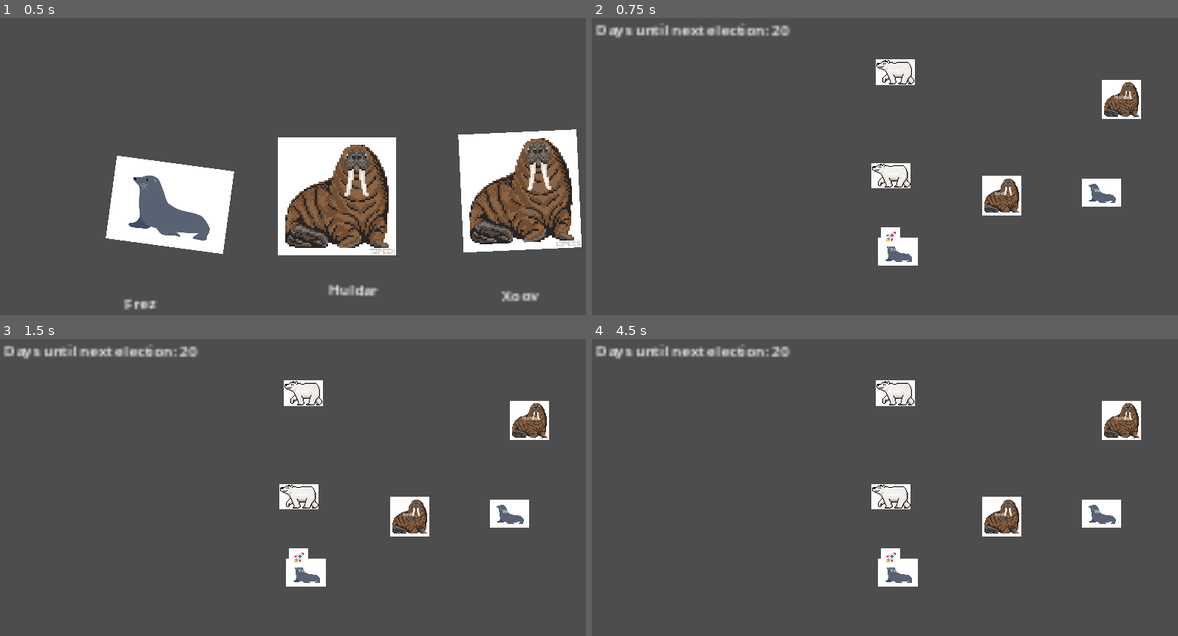
Above: before the commit, frames 1-4 (two rows, left to right).
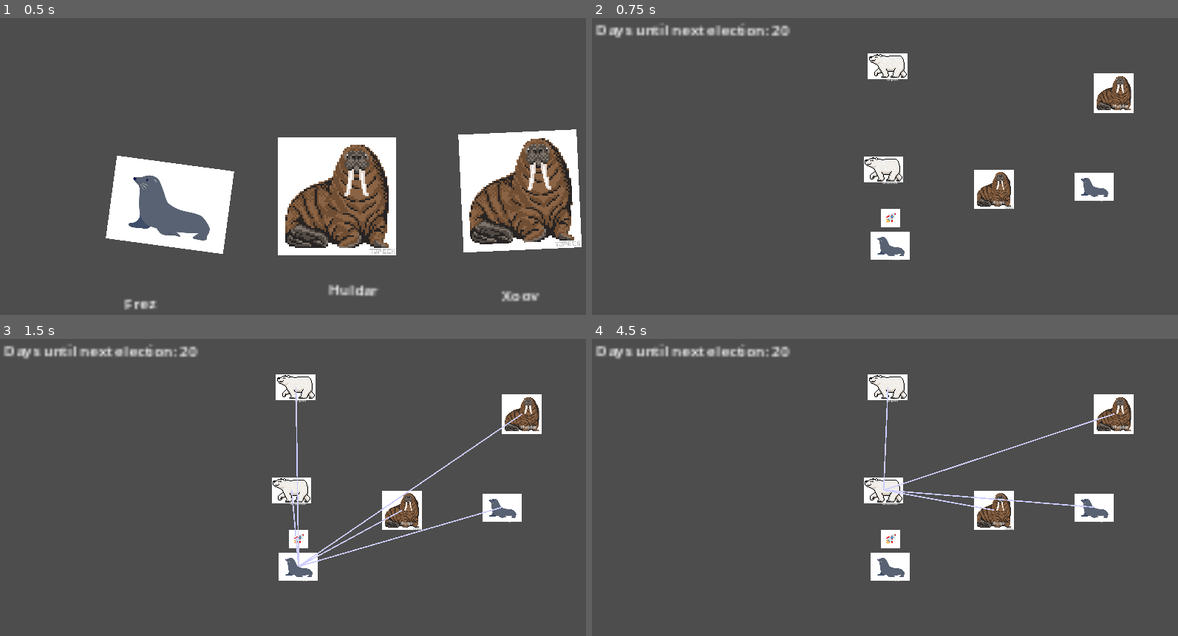
Above: after the commit, the same moments.

Repository: TheWorldisWatchingGameJam/TheWorldisWatching
Game: Godot game, scene res://Scenes/main.tscn
Two runs of this game, one before a commit and one after it. Both use one fixed random seed, a clock stepped at 60 frames per second and the inputs below. The engine's default icon, where the game draws it, is replaced by a stand-in: a white triangle on a blue panel in a dark square.
Inputs (mouse positions are in pixels of both pictures, inside the frame that each line leads up to):
- Up to frame 1 (0.5 s): no input
- Up to frame 2 (0.75 s): tap Enter at 0.5 s; move the mouse to (761, 208) at 0.52 s; click (761, 208) at 0.67 s
- Up to frame 3 (1.5 s): tap Space at 1.25 s; move the mouse to (304, 570) at 1.27 s; click (304, 570) at 1.42 s
- Up to frame 4 (4.5 s): tap Enter at 2, 3.5 s; move the mouse to (1002, 517) at 2.02 s; click (1002, 517) at 2.17 s; tap Space at 2.75, 4.25 s; move the mouse to (1119, 419) at 2.77 s; click (1119, 419) at 2.92 s; move the mouse to (896, 392) at 3.52 s; click (896, 392) at 3.67 s; move the mouse to (890, 496) at 4.27 s; click (890, 496) at 4.42 s

Frame 1 is identical in both runs. In frame 2, 4.7% of the frame differs, in the area x 46-94%, y 11-84%; in frame 3, 5.1%; in frame 4, 5.1%.

Commit message:
Hover = show connections

Diff:
--- a/TWIW/PlanetNode.gd
+++ b/TWIW/PlanetNode.gd
@@ -6,75 +6,68 @@
 @export var collision: CollisionShape2D
 @export var rocket_sprite: Sprite2D
 
+var galaxy_manager: Node = null
 var planet_data = null
-
 const TARGET_SIZE := Vector2(128, 128)
 
 func set_planet(p_data):
 	planet_data = p_data
 	$Label.text = p_data.name
 	planet_sprite.texture = p_data.sprite
-
-
 	_resize_sprite_and_collision()
 
 func set_as_home_planet(rocket_texture: Texture2D):
 	rocket_sprite.texture = rocket_texture
 	rocket_sprite.centered = true
 	rocket_sprite.visible = true
-
 	# Place rocket on top of the planet
 	var planet_radius = TARGET_SIZE.y * 0.5
 	var rocket_half_height = rocket_sprite.texture.get_size().y * rocket_sprite.scale.y * 0.5
-
 	rocket_sprite.position = Vector2(
 		0,
-		-planet_radius + rocket_half_height
+		-planet_radius - rocket_half_height + 5
 	)
-	rocket_sprite.position.y += 5   # push it down slightly
-
-
 
 func _ready():
+	# Enable mouse detection for Area2D
 	input_pickable = true
+	monitorable = true
+	monitoring = true
+
+	mouse_entered.connect(_on_mouse_entered)
+	mouse_exited.connect(_on_mouse_exited)
 	input_event.connect(_on_input_event)
-# Connect hover signals
-	connect("mouse_entered", Callable(self, "_on_mouse_entered"))
-	connect("mouse_exited", Callable(self, "_on_mouse_exited"))
 
 func _on_input_event(_viewport, event, _shape_idx):
 	if event is InputEventMouseButton and event.pressed and event.button_index == MOUSE_BUTTON_LEFT:
 		if planet_data:
-			planet_clicked.emit(planet_data)
-			print("CLICKED planet:", planet_data.name)  # ✅ Debug click
+			print("CLICKED planet:", planet_data.name)
 			planet_clicked.emit(planet_data)
 
 func _resize_sprite_and_collision():
-	if planet_sprite.texture == null:
+	if not planet_sprite.texture:
 		return
 
 	var tex_size = planet_sprite.texture.get_size()
 	var scale_factor = TARGET_SIZE / tex_size
 	var uniform_scale = min(scale_factor.x, scale_factor.y)
-
 	planet_sprite.scale = Vector2.ONE * uniform_scale
 
-	# Make sure collision matches planet
+	# Update collision shape to match scaled sprite
 	if collision.shape is RectangleShape2D:
-		collision.shape.size = TARGET_SIZE
-		collision.disabled = false  # ensure it detects mouse
+		collision.shape.extents = TARGET_SIZE * 0.5  # half-size for RectangleShape2D
 	elif collision.shape is CircleShape2D:
-		collision.radius = TARGET_SIZE.x * 0.5
-		collision.disabled = false
+		collision.shape.radius = (TARGET_SIZE.x * 0.5) * uniform_scale
 
 
-#show planets on hover
+# Show planets on hover
+# Hover detection
 func _on_mouse_entered():
-	print("HOVER ENTER:", planet_data.name)  # ✅ Debug hover
-	if planet_data and get_parent().has_method("show_planet_connections"):
-		get_parent().show_planet_connections(planet_data.id)
+	if planet_data != null and galaxy_manager != null:
+		print("HOVER ENTER planet:", planet_data.name)
+		galaxy_manager.show_planet_connections(planet_data.id)
 
 func _on_mouse_exited():
-	print("HOVER EXIT:", planet_data.name)  # ✅ Debug hover exit
-	if planet_data and get_parent().has_method("hide_planet_connections"):
-		get_parent().hide_planet_connections(planet_data.id)
+	if planet_data != null and galaxy_manager != null:
+		print("HOVER EXIT planet:", planet_data.name)
+		galaxy_manager.hide_planet_connections(planet_data.id)
--- a/TWIW/Scenes/planet_node.tscn
+++ b/TWIW/Scenes/planet_node.tscn
@@ -3,25 +3,31 @@
 [ext_resource type="Script" path="res://PlanetNode.gd" id="1_hylc5"]
 
 [sub_resource type="RectangleShape2D" id="RectangleShape2D_k17nh"]
-size = Vector2(138, 138)
+size = Vector2(245.5, 191.5)
 
 [node name="PlanetNode" type="Area2D" node_paths=PackedStringArray("planet_sprite", "collision", "rocket_sprite")]
-position = Vector2(263, 146)
+position = Vector2(3, 5)
 script = ExtResource("1_hylc5")
 planet_sprite = NodePath("Sprite2D")
 collision = NodePath("CollisionShape2D")
 rocket_sprite = NodePath("RocketSprite")
 
 [node name="Sprite2D" type="Sprite2D" parent="."]
-position = Vector2(24, 21)
+position = Vector2(-1, 1.00001)
+scale = Vector2(0.611821, 0.67734)
 
 [node name="Label" type="Label" parent="."]
-offset_right = 40.0
-offset_bottom = 23.0
+offset_left = -5.0
+offset_top = 29.0
+offset_right = 35.0
+offset_bottom = 52.0
 
 [node name="CollisionShape2D" type="CollisionShape2D" parent="."]
-position = Vector2(24, 18)
+position = Vector2(-9, -3)
 shape = SubResource("RectangleShape2D_k17nh")
 
 [node name="RocketSprite" type="Sprite2D" parent="."]
 scale = Vector2(0.1, 0.1)
+
+[connection signal="mouse_entered" from="." to="." method="_on_mouse_entered"]
+[connection signal="mouse_exited" from="." to="." method="_on_mouse_exited"]
--- a/TWIW/Scripts/galaxy_manager.gd
+++ b/TWIW/Scripts/galaxy_manager.gd
@@ -85,6 +85,7 @@
 		var planet_node = PlanetNodeScene.instantiate()
 		planet_node.set_planet(planet)
 		planet_node.position = pos
+		planet_node.galaxy_manager = self
 
 		# 🚀 If this is the home planet, attach rocket
 		if planet.id == player_planet.id:
@@ -119,7 +120,7 @@
 
 	connections_node = Node2D.new()
 	connections_node.name = "Connections"
-	connections_node.visible = true  # lines exist but hidden via planet_lines
+	connections_node.visible = true  # the Node2D itself can stay visible
 	get_tree().get_root().add_child(connections_node)
 
 	planet_lines.clear()
@@ -134,15 +135,18 @@
 			var to_id = conn.to
 			var to_pos = planet_positions[to_id]
 
-			if from_id < to_id:  # draw once
+			if from_id < to_id:  # draw each line only once
 				var line = Line2D.new()
 				line.width = 4
 				line.default_color = Color(0.8, 0.8, 1.0)
-				line.add_point(from_pos)
-				line.add_point(to_pos)
+				# convert global positions to local positions relative to connections_node
+				line.add_point(connections_node.to_local(from_pos))
+				line.add_point(connections_node.to_local(to_pos))
 				line.visible = false  # hide initially
 				connections_node.add_child(line)
 				planet_lines[from_id].append(line)
+
+
 
 # Debug print
 func print_map():
